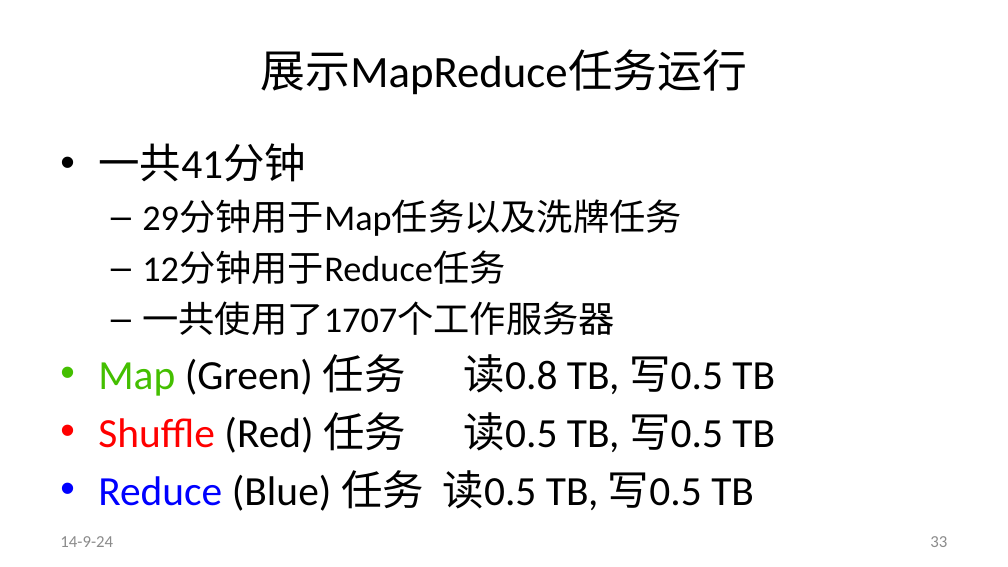
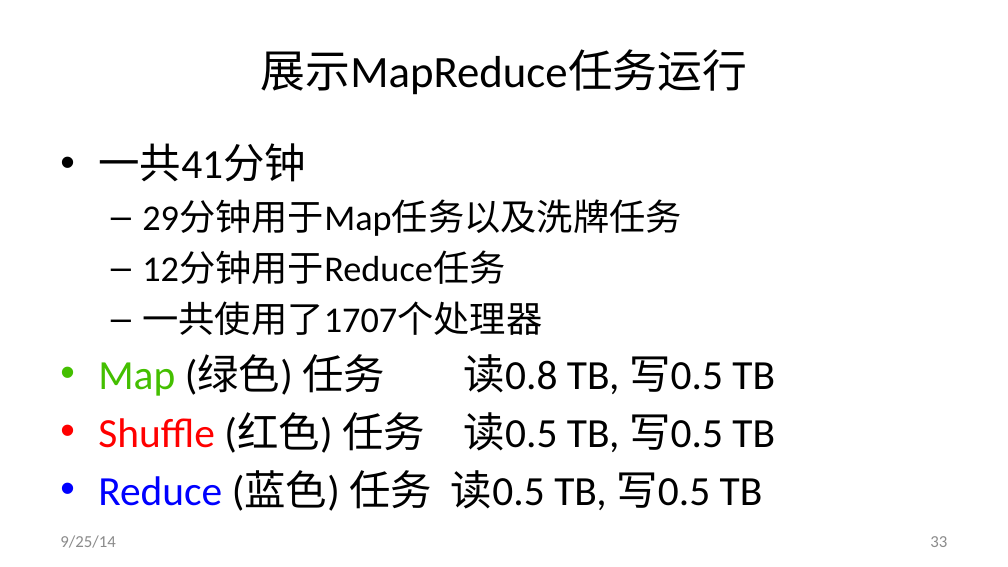
Before and after one commit to alxsoares/Foundations-of-Big-Data-System, a slide deck: slide 33 of Architecture/大数据的处理框架.pptx. Drawn at 1008x567 pixels with LibreOffice and Linux fonts; fonts in the diff are those of the drawing; background and template pictures are left out. Boxes give left, top, right and bottom in pixels: in the first picture for what was removed or moved away, otherwise in the second. Text is boxed around its words. In the diff, an @@ line names an element or a change of style, - is before the commit and + after.

```diff
--- a/Architecture/大数据的处理框架.pptx
+++ b/Architecture/大数据的处理框架.pptx
@@ text at [98, 301, 775, 511]: text changed @@
-  – 一共使用了1707个工作服务器
-• Map (Green) 任务 读0.8 TB, 写0.5 TB
-• Shuffle (Red) 任务 读0.5 TB, 写0.5 TB
-• Reduce (Blue) 任务 读0.5 TB, 写0.5 TB
+  – 一共使用了1707个处理器
+• Map (绿色) 任务 读0.8 TB, 写0.5 TB
+• Shuffle (红色) 任务 读0.5 TB, 写0.5 TB
+• Reduce (蓝色) 任务 读0.5 TB, 写0.5 TB
@@ text at [60, 535, 115, 548]: text changed @@
-14-9-24
+9/25/14
```
Also in this commit, not shown: 59 other slides changed, 3 slides added, 2 slides removed.
